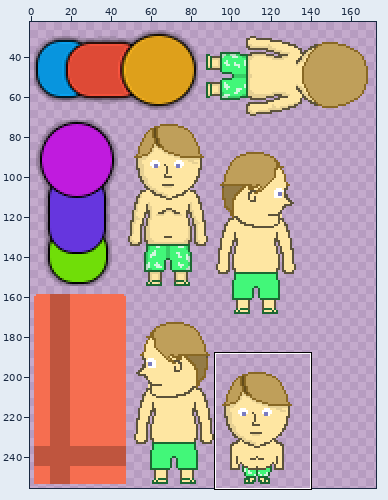
File history of a sprite sheet, Assets/Sprite Collections/Player Data/atlas0.png. Above: a wide view before the commit, with the close-up outlined.
Close-up. As it was:
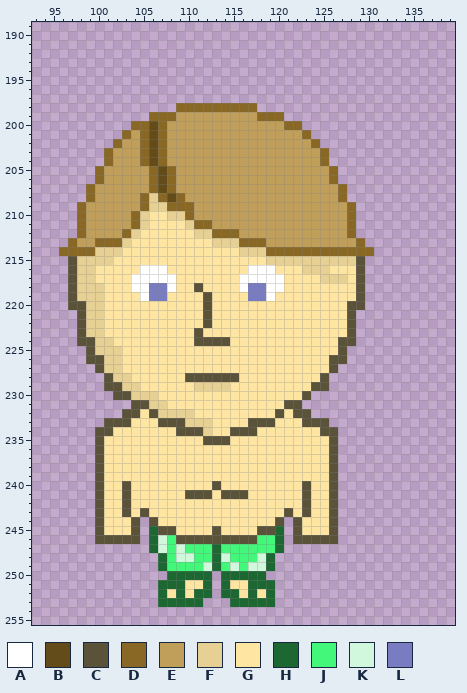
The file is 256x256 pixels. Pixels under 10% opacity are left out. Colours within 5 levels of each other are drawn and written as one. Shown: x 93..139, y 189..255. The wide view leaves out empty margins.
Palette (. is transparent): A #ffffff  B #634c1a  C #5b523a  D #886824  E #bf9f5a  F #e6d093  G #fee6a2  H #1c6732  J #42f779  K #d1f7dd  L #7a7cc1
Pixels before (only the part around the change), first column x 93:
189 ...............................................
190 ...............................................
191 ...............................................
192 ...............................................
193 ...............................................
194 ...............................................
195 ...............................................
196 ...............................................
197 ...............................................
198 ................DDDDDDDDD......................
199 .............DDDEEEEEEEEEDDD...................
200 ...........DDBDEEEEEEEEEEEEEDD.................
201 ..........DEDBDEEEEEEEEEEEEEEED................
202 .........DEEDBDEEEEEEEEEEEEEEEED...............
203 ........DEEEDBDEEEEEEEEEEEEEEEEED..............
204 ........DEEEDBDEEEEEEEEEEEEEEEEED..............
205 .......DEEEEEDBDEEEEEEEEEEEEEEEEED.............
206 .......DEEEEEDBDEEEEEEEEEEEEEEEEED.............
207 ......DEEEEEEDBDEEEEEEEEEEEEEEEEEED............
208 ......DEEEEEDFDBDEEEEEEEEEEEEEEEEED............
209 .....DEEEEEEDFFDDDEEEEEEEEEEEEEEEEED...........
210 .....DEEEEEDFGGFFDEEEEEEEEEEEEEEEEED...........
211 .....DEEEEEDFGGGGFDDEEEEEEEEEEEEEEED...........
212 .....DEEEEDFGGGGGGFFDDDEEEEEEEEEEEED...........
213 ....DEEDDDFGGGGGGGGGFFFDDDEEEEEEEEEED..........
214 ...DDDDFFFGGGGGGGGGGGGGFFFDDDDDDDDDDDD.........
215 ....CFFFFGGGGGGGGGGGGGGGGGFFFFFFFFFFC..........
216 ....CFFGGGGGAAAGGGGGGGGGAAAGGGFFFGGGC..........
217 ....CFFGGGGAAAAAGGGGGGGAAAAAGGGGFFFGC..........
218 ....CFFFGGGAALLAGGCGGGGALLAAGGGGGGGGC..........
219 ....CFFFGGGGALLGGGGCGGGGLLAGGGGGGGGGC..........
220 ....CCFFGGGGGGGGGGGCGGGGGGGGGGGGGGGCC..........
221 .....CFFGGGGGGGGGGGCGGGGGGGGGGGGGGGC...........
222 .....CFFGGGGGGGGGGGCGGGGGGGGGGGGGGGC...........
223 .....CFFGGGGGGGGGGCGGGGGGGGGGGGGGGGC...........
224 .....CCFFGGGGGGGGGCCCCGGGGGGGGGGGGCC...........
225 ......CFFFGGGGGGGGGGGGGGGGGGGGGGGGC............
226 ......CCFFGGGGGGGGGGGGGGGGGGGGGGGCC............
227 .......CFFGGGGGGGGGGGGGGGGGGGGGGGC.............
228 ........CFFGGGGGGCCCCCCGGGGGGGGGC..............
229 ........CCFFGGGGGGFFFFGGGGGGGGGCC..............
230 .........CCFFFGGGGGGGGGGGGGGGGC................
231 ...........CCFFGGGGGGGGGGGGGCC.................
232 ..........CCGCFFFFGGGGGGGGGCGCC................
233 ........CCCGGGCCCFFFGGGGCCCGGGCCC..............
234 .......CCGGGGGGGCCCFGGCCCGGGGGGGCC.............
235 .......CGGGGGGGGGGGCCCGGGGGGGGGGGC.............
236 .......CGGGGGGGGGGGGGGGGGGGGGGGGGC.............
237 .......CGGGGGGGGGGGGGGGGGGGGGGGGGC.............
238 .......CGGGGGGGGGGGGGGGGGGGGGGGGGC.............
239 .......CGGGGGGGGGGGGGGGGGGGGGGGGGC.............
240 .......CGGCGGGGGGGGGCGGGGGGGGGCGGC.............
241 .......CGGCGGGGGGCCCGCCCGGGGGGCGGC.............
242 .......CGGCGGGGGGGGGGGGGGGGGGGCGGC.............
243 .......CGGCGCGGGGGGGGGGGGGGGCGCGGC.............
244 .......CGGGC.CGGGGGGGGGGGGGC.CGGGC.............
245 .......CGGGC.HCCGGGGCGGGGCCH.CGGGC.............
246 .......CCCCC.HKJCCCCCCCCCJJH.CCCCC.............
247 .............HKJKJJJHJJJJJJH...................
248 ..............HJKKJJHKJJJKH....................
249 ..............HJJJJKHJKJKKH....................
250 ...............HHHHH.HHHHH.....................
251 ..............HHHGGH.HGGHHH....................
252 ..............HGHGHH.HHGHGH....................
253 ..............HHHHH...HHHHH....................
254 ...............................................
255 ...............................................
After:
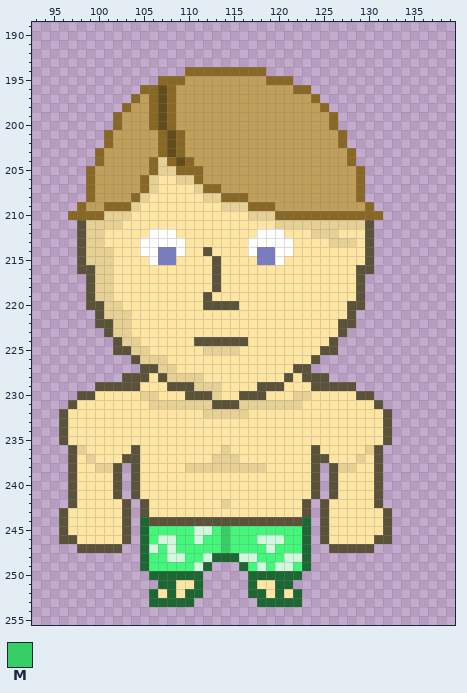
Colours new in this view: M #37ce65
The exact change:
Changed rows in their new state; - is an unchanged pixel.
first column x 96:
194 --------------DDDDDDDDD--------------
195 -----------DDDEEEEEEEEEDDD-----------
196 ---------DDBDEEEEEEEEEEEEEDD---------
197 --------DEDBDEEEEEEEEEEEEEEED--------
198 -------DEEDBDEEEEEEEEEEEEEEEED-------
199 ------DEEE-B----------EEEEEEEED------
200 ------DEEEDBD------------EEEEED------
201 -----DEE-EE-BD-------------EEEED-----
202 -----DE--EE-BD--------------EEED-----
203 ----DE---EE-BD---------------EEED----
204 ----DE---EDFDBD--------------EEED----
205 ---DE------FFDDD--------------EEED---
206 ---DE----DFGGFFD--------------EEED---
207 ---------DFGGGGFDD-------------EED---
208 --------DFGGGGGGFFDDD----------EED---
209 -----DDDFGGGGGGGGGFFFDDD--------EED--
210 -D-DDFFFGG--GGGGGGGGGFFFDDDDDDDD-DDD-
211 --CFFFFGGG----GGGGGGGGGGFFFFFFFFFFC--
212 --CFFGGGG-AAA--GGGGGGGAAAGGGFFFGGGC--
213 -.CFFGGG-AAAAA---GGGGAAAAAGGGGFFFGC--
214 ..CF--G--AALLA--C---GALLAAGGGGGGGGC--
215 -.C-------ALL----C----LLAGGGGGGGGGC--
216 -.CCFF---GGG-----C---GGG---GGG----C--
217 -..CFF--GGGGG----C--GGGGG----GGG-----
218 -..C-F--GGGGG--G-C--GGGGG------------
219 -..C-F---GGG---------GGG-------------
220 -..CCFF----------CCC-----------------
221 --..CFFF--------G--------------------
222 --..CCFF--------G--------------C-----
223 --...CFF-------G---------------C.----
224 --....CFF----------CC---------C..----
225 ---...CCFF------FFFF---------CC.-----
226 ---.....CFFF----------------C...-----
227 ----.....CCFF-------------CC...------
228 -----..CCC-CFFFFGGGG-----C-CC--------
229 ----C--CC---CCC---G---CCC-----CCC----
230 --CCGGGGG-----CCCF--CCC---FFGGGGGCC--
231 -CGGGGGGGG--FFFFFCCCFFFFFFFGGGGGGGGC-
232 CGGGGGGGG-GGGGG-FFFFF---G-GGGGGGGGGGC
233 CGGGGGGG---GGGGGG----GGG---GGGGGGGGGC
234 CGGGGG-------GGGG--GGG-------GGGGGGGC
235 CGGGG-----------GGG-----------GGGGGGC
236 -CFGG---C---------F---------C-GGGGFC-
237 -CGFG--CC--------FFF--------CCGGGFGC-
238 -CGGFFC.C-----FFFFFFFFF-----C.-FFGGC-
239 -CGGG-C.C-------------------C.-GGGGC-
240 -CGGG-C.C--------G---------GC.-GGGGC-
241 -CGGG-C.C-----GGG-GGG------GC.-GGGGC-
242 -CGGG---.C--------F---------.CGGGGGC-
243 CGGGG---.----------------G--.CGGGGGGC
244 CGGGG--C.H-CCCCCCCCCCCCC-C-H.CGGGGGGC
245 CGGGG--C.HJJJJJKKJMJJJJJJJJH.CGGGGGGC
246 CCGGGGG-.HJ-KJJKJJMJJJKKKJJH.-GGGGGCC
247 --CCCCC--HKJKJ---JM----KJJJH--CCCCC--
248 ---------HJJK-J-K-HHKKJJJKKH---------
249 ---------HJJ---KH...HJ-JKKJH---------
250 ----------HH----.-...--HHHH----------
251 -------------G-H.-...-GGHH-----------
252 ----------HGHGH-.-...-HGHGH----------
253 ----------H----.---...--HHH----------
